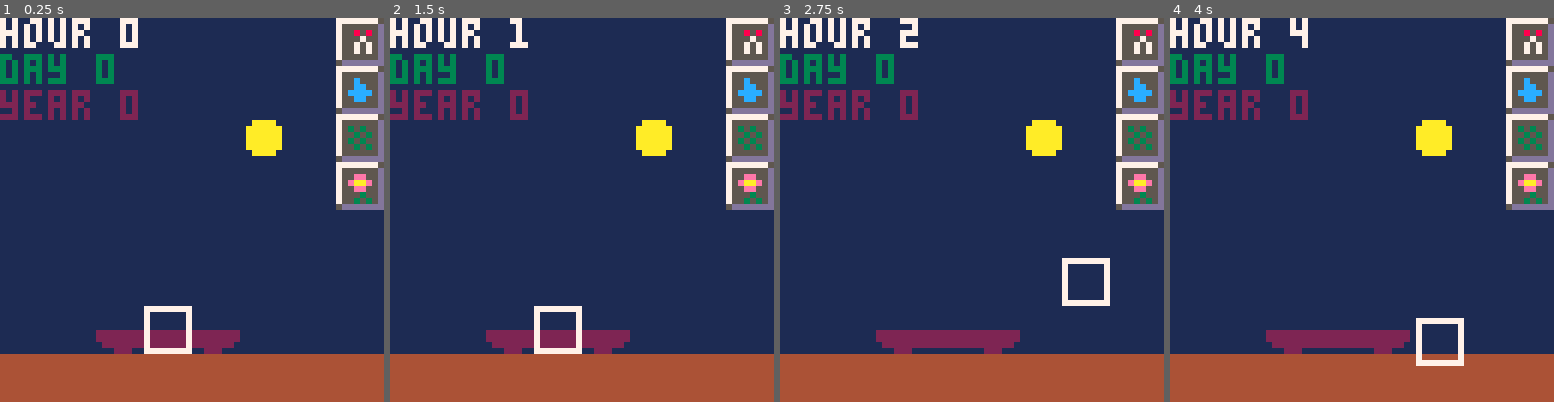
Above: before the commit, frames 1-4 (left to right).
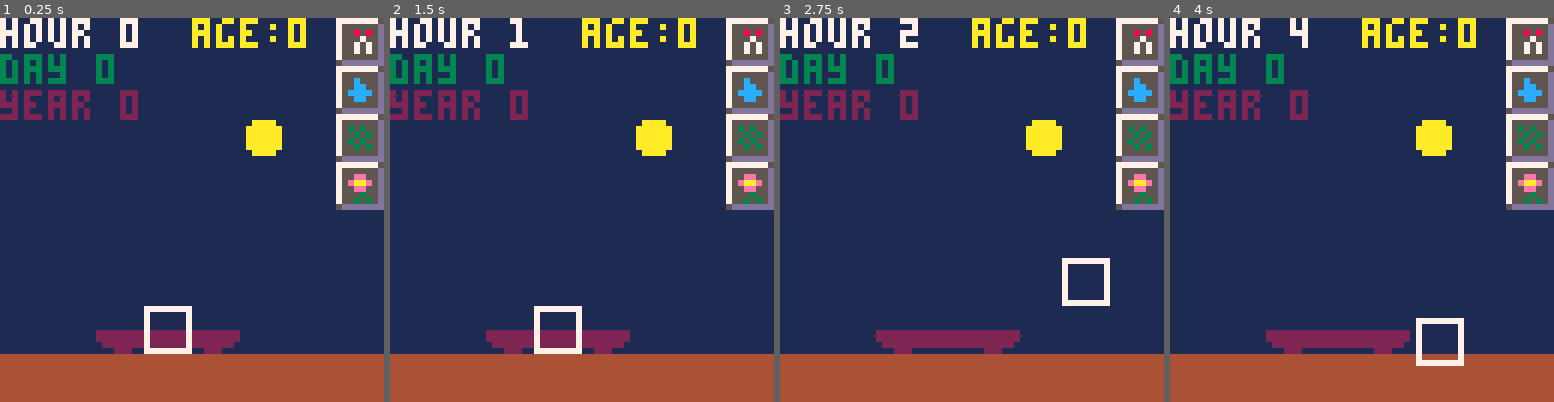
Above: after the commit, the same moments.

Repository: onefinedruid/bit-bonsai
Game: PICO-8 cartridge bitbonsai.p8
The game is run twice, just before and just after one commit, with the same random seed, the same clock (stepped at 60 frames per second) and the same inputs.
Inputs:
- Up to frame 1 (0.25 s): no input
- Up to frame 2 (1.5 s): tap X (X key) at 0.33, 1.07 s
- Up to frame 3 (2.75 s): hold Right 1.6-2.1 s; tap X (X key) at 1.85 s; hold Up 2.15-2.42 s; hold Right from 2.47 s (still down)
- Up to frame 4 (4 s): tap X (X key) at 2.97 s; release Right at 3.03 s; hold Left 3.08-3.58 s; hold Down 3.63-3.97 s

The runs differ from the first frame. In frame 1, 1.1% of the frame differs, in the area x 50-80%, y 0-8%; in frame 2, 1.1%; in frame 3, 1.1%; in frame 4, 1.1%.

Commit message:
v0.2.2 (BIG refactor)
- refactored grow algorithm
- allow for tree abortion / reseed
- added sun/moon
- added age counter

Diff:
--- a/bitbonsai.p8
+++ b/bitbonsai.p8
@@ -2,55 +2,54 @@
 version 29
 __lua__
 --init
-function init()
 poke(0x5f2c,3)
-version="0.2.0"
-sec=stat(95)
-nsec=0
+version="0.2.2"
 hour=0
 day=0
 year=0
-date=""
-mapx=0
+sec=stat(95)
+nsec=0
+--music(10)
+
+function init()
+treeage=0 --in days
 rootx=24
 rooty=48
-selx=rootx
-sely=rooty
-flag1,flag2,flag3,flag4,flag5=
-true,true,true,true,true
+flag0,flag1,flag2,flag3,flag4,flag5=
+false,true,true,true,true,true
 root_spr=7
 trunk_spr=12
 topcenter=40
 llbranch=11
 lrbranch=13
 
---music(10)
-
---eof
 end
 init()
+
+selx=rootx
+sely=rooty
 -->8
 --draw
 function _draw()
 
-
 --map
 function drawmap()
-		map(mapx,0,0,0,64,64,1)
+		map(0,0,0,0,64,64,1)
 		print("hour "..tostr(hour),0,0,7)
 		print("day " ..tostr(day),0,6,3)
 		print("year " ..tostr(year),0,12,2)
+  print("age:"..tostr(treeage),32,0,10)
 end
 
 function trimtext()
-		print("trim?",31,0,7)
+		print("trim?",32,6,7)
 end
 
 palt(6,true)
 drawmap()
 
 --version
---print(version,30,0,10)
+--print(version,0,18,0)
 
 --debug
 --print("x:"..tostr(selx),0,18,7)
@@ -77,10 +76,12 @@
     end
 
 --tree growth
-
-if year==0 then
+if treeage>=0 then
+  flag0=false
+end
+
 --day 2
-if day>=2 then
+if treeage>=2 then
   spr(root_spr,rootx,rooty)
   --trim
   if flag1==true then
@@ -91,7 +92,9 @@
 		        root_spr=23
 		      elseif root_spr==23 then
 		        root_spr=6
-		        flag1=false
+		      else
+		        root_spr=4
+		        flag0=true
 		      end
 		    end
 		  end
@@ -99,12 +102,12 @@
 end
 
 --day 5
-if day>=5 then
+if treeage>=5 then
   spr(42,rootx,rooty-8)
 end
 
 --day 10
-if day>=10 then
+if treeage>=10 then
   spr(9,rootx,rooty-8)
   spr(8,rootx-8,rooty-8)
   spr(10,rootx+8,rooty-8)
@@ -112,7 +115,7 @@
 end
 
 --day 15
-if day>=15 then
+if treeage>=15 then
   spr(topcenter,rootx,rooty-16)
   spr(llbranch,rootx-8,rooty-8)
   spr(trunk_spr,rootx,rooty-8)
@@ -166,17 +169,14 @@
 end
 
 --day 20
-if day>=20 then
+if treeage>=20 then
   if flag3==false then
 		  topcenter=9
 				spr(8,rootx-8,rooty-16)
 				spr(10,rootx+8,rooty-16)
-				spr(40, rootx,rooty-24)
-		end
-end
-
-
-end -- year wrapper
+				spr(40,rootx,rooty-24)
+		end
+end
 
 --cursor
 spr(17,selx,sely)
@@ -219,6 +219,14 @@
 		if day>365 then
 		  year=year+1
 		  day=0
+		end
+
+		if hour==25 and flag0==false then
+		  treeage=treeage+1
+		  end
+
+		if flag0==true then
+		  init()
 		end
 
 
